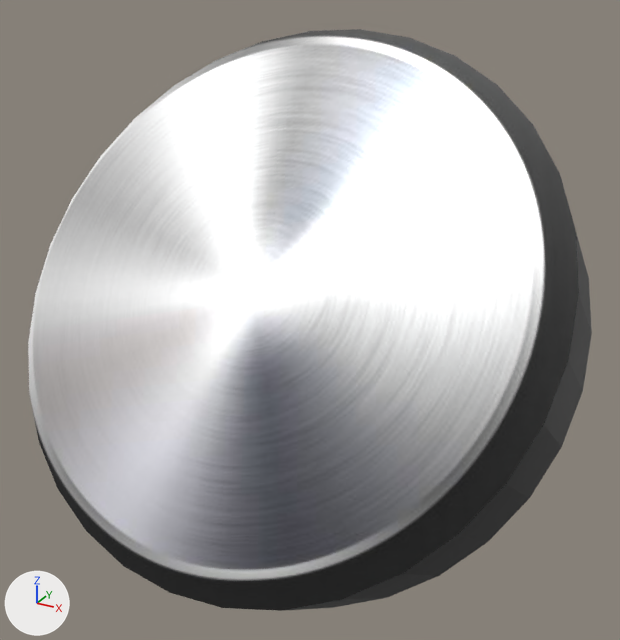
Renders of the glTF model modelos 3D Porta avião/arrow-left0.gltf from each side of a commit.
Rendered twice from a 50 mm lens placed at (-0.11, -1.92, 0.469), pointed at (-0.384, -1.422, 0.22). Every picture has the same lights, and +X, +Y and +Z are marked at lower left.
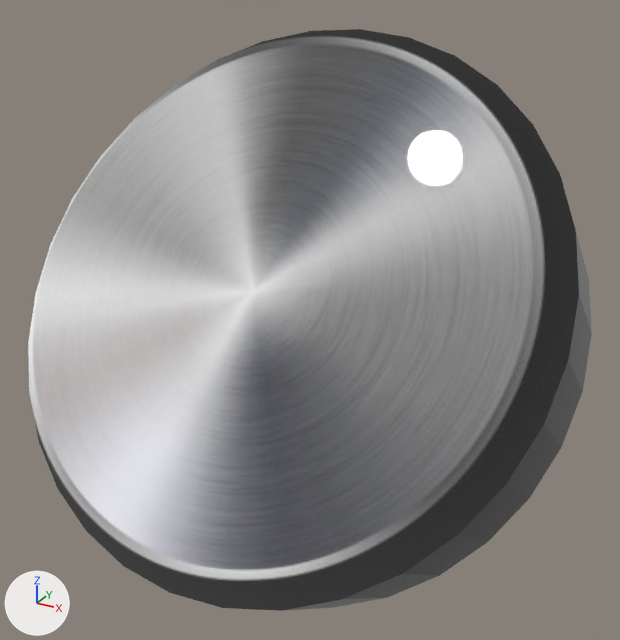
The newer file is also turned or shifted as a whole; pictures and numbers use the older file's frame.

Pixel boxes [x1, y1, x2, y2] of what changed, in the pictures (620 x 640 px):
'Circle.001', surface changed (white to grey): [28, 29, 592, 611] in both

What changed in the scene script:
```text
Change mat_material_010:
    mat_material_010.metallic: 1.0 -> 0.0
    mat_material_010.roughness: 0.364 -> 0.0
```
